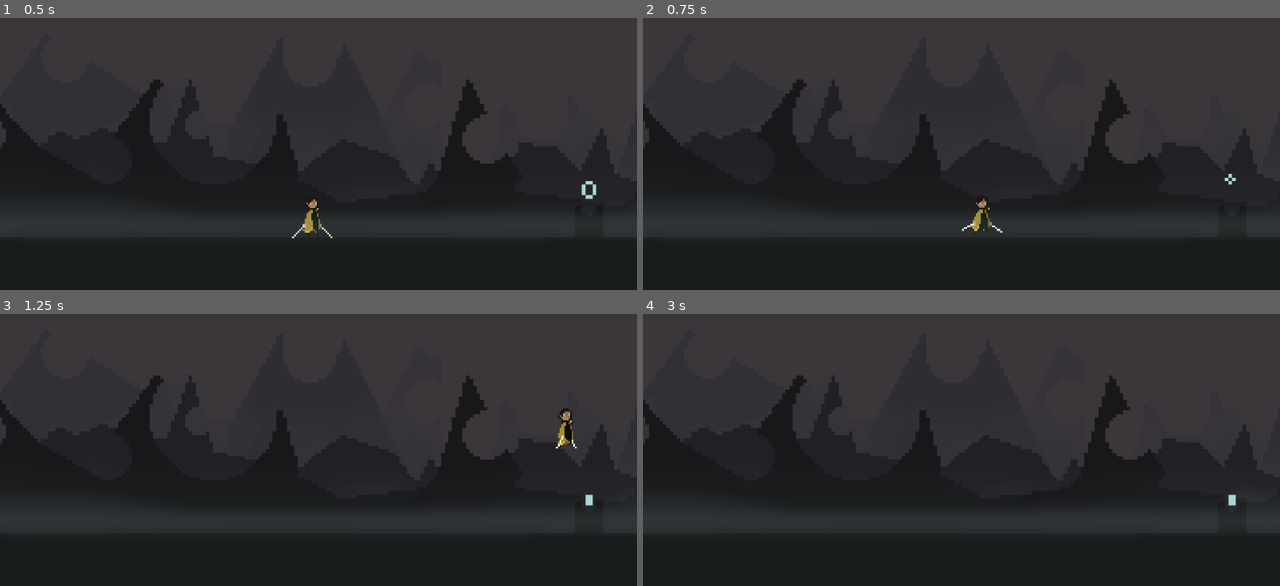
Above: before the commit, frames 1-4 (two rows, left to right).
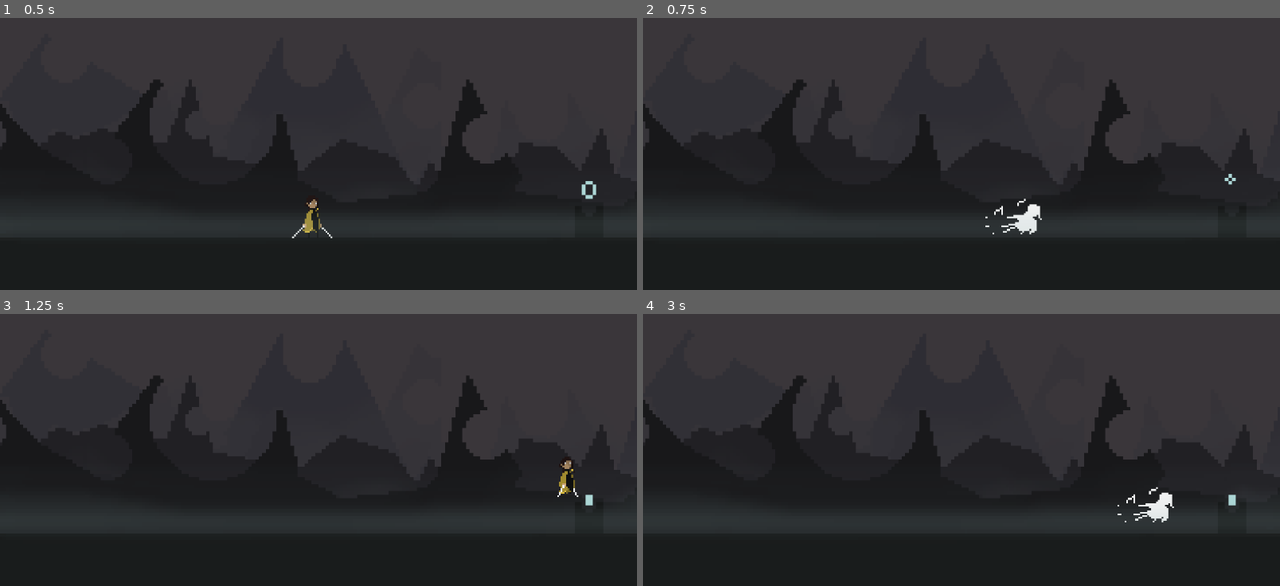
Above: after the commit, the same moments.

Repository: Dowsley/Dark
Game: Godot game, scene res://src/levels/PeaksOfLightning.tscn
Same seed, same stepped clock (60 frames per second), same inputs: the game is played once before the commit and once after it.
Inputs:
- Up to frame 1 (0.5 s): no input
- Up to frame 2 (0.75 s): tap Enter at 0.5 s; hold Right (move_right) from 0.53 s (still down); tap X (dash, bound only after the commit) at 0.6 s
- Up to frame 3 (1.25 s): keep holding Right (move_right); tap Up (jump) at 0.77, 1.07 s; tap Shift (dash, bound only before the commit) at 0.8 s
- Up to frame 4 (3 s): tap Shift (dash, bound only before the commit) at 1.35 s; tap Up (jump) at 1.52, 1.55, 1.82, 2.1 s; tap Space at 2 s; release Right (move_right) at 2.03 s; hold Left (move_left) 2.03-2.78 s; tap X (dash, bound only after the commit) at 2.3, 2.85 s; hold Right (move_right) from 2.78 s (still down)

Frame 1 is identical in both runs. In frame 2, 0.6% of the frame differs, in the area x 50-63%, y 66-80%; in frame 3, 0.4%; in frame 4, 0.4%.

Commit message:
Fix walk anim + add roll

Diff:
--- a/project.godot
+++ b/project.godot
@@ -21,6 +21,8 @@
 
 [display]
 
+window/size/mode=2
+window/size/borderless=true
 window/stretch/mode="viewport"
 
 [input]
@@ -42,6 +44,11 @@
 }
 dash={
 "deadzone": 0.5,
+"events": [Object(InputEventKey,"resource_local_to_scene":false,"resource_name":"","device":-1,"window_id":0,"alt_pressed":false,"shift_pressed":false,"ctrl_pressed":false,"meta_pressed":false,"pressed":false,"keycode":0,"physical_keycode":88,"key_label":0,"unicode":120,"echo":false,"script":null)
+]
+}
+roll={
+"deadzone": 0.5,
 "events": [Object(InputEventKey,"resource_local_to_scene":false,"resource_name":"","device":-1,"window_id":0,"alt_press …(182 unchanged characters)…
 ]
 }
--- a/src/entities/Player.tscn
+++ b/src/entities/Player.tscn
@@ -7,6 +7,7 @@
 [ext_resource type="Script" path="res://src/entities/fsm/states/DashState.gd" id="5_wh1bf"]
 [ext_resource type="Script" path="res://src/entities/fsm/states/FallState.gd" id="6_0dldw"]
 [ext_resource type="Script" path="res://src/entities/fsm/states/JumpState.gd" id="7_wpo63"]
+[ext_resource type="Script" path="res://src/entities/fsm/states/RollState.gd" id="9_qser1"]
 [ext_resource type="Script" path="res://src/entities/fsm/states/IdleState.gd" id="9_txf3i"]
 
 [sub_resource type="CapsuleShape2D" id="CapsuleShape2D_64yeu"]
@@ -113,101 +114,69 @@
 atlas = ExtResource("2_1nu7f")
 region = Rect2(270, 518, 90, 37)
 
-[sub_resource type="AtlasTexture" id="AtlasTexture_ipoiq"]
-atlas = ExtResource("2_1nu7f")
-region = Rect2(0, 74, 90, 37)
-
-[sub_resource type="AtlasTexture" id="AtlasTexture_bs53w"]
-atlas = ExtResource("2_1nu7f")
-region = Rect2(90, 74, 90, 37)
-
-[sub_resource type="AtlasTexture" id="AtlasTexture_mhg5g"]
-atlas = ExtResource("2_1nu7f")
-region = Rect2(180, 74, 90, 37)
-
-[sub_resource type="AtlasTexture" id="AtlasTexture_i7xea"]
-atlas = ExtResource("2_1nu7f")
-region = Rect2(270, 74, 90, 37)
-
-[sub_resource type="AtlasTexture" id="AtlasTexture_axwa5"]
-atlas = ExtResource("2_1nu7f")
-region = Rect2(360, 74, 90, 37)
-
-[sub_resource type="AtlasTexture" id="AtlasTexture_5foob"]
-atlas = ExtResource("2_1nu7f")
-region = Rect2(450, 74, 90, 37)
-
-[sub_resource type="AtlasTexture" id="AtlasTexture_rwfde"]
-atlas = ExtResource("2_1nu7f")
-region = Rect2(540, 74, 90, 37)
-
-[sub_resource type="AtlasTexture" id="AtlasTexture_fosyh"]
-atlas = ExtResource("2_1nu7f")
-region = Rect2(630, 74, 90, 37)
-
-[sub_resource type="AtlasTexture" id="AtlasTexture_y33c8"]
-atlas = ExtResource("2_1nu7f")
-region = Rect2(0, 111, 90, 37)
-
-[sub_resource type="AtlasTexture" id="AtlasTexture_twbf7"]
-atlas = ExtResource("2_1nu7f")
-region = Rect2(90, 111, 90, 37)
-
-[sub_resource type="AtlasTexture" id="AtlasTexture_60ldm"]
-atlas = ExtResource("2_1nu7f")
-region = Rect2(180, 111, 90, 37)
-
-[sub_resource type="AtlasTexture" id="AtlasTexture_m7hg0"]
-atlas = ExtResource("2_1nu7f")
-region = Rect2(270, 111, 90, 37)
-
-[sub_resource type="AtlasTexture" id="AtlasTexture_t6nye"]
-atlas = ExtResource("2_1nu7f")
-region = Rect2(360, 111, 90, 37)
-
-[sub_resource type="AtlasTexture" id="AtlasTexture_o2igf"]
-atlas = ExtResource("2_1nu7f")
-region = Rect2(450, 111, 90, 37)
-
-[sub_resource type="AtlasTexture" id="AtlasTexture_pwjjx"]
-atlas = ExtResource("2_1nu7f")
-region = Rect2(540, 111, 90, 37)
-
-[sub_resource type="AtlasTexture" id="AtlasTexture_23x4m"]
-atlas = ExtResource("2_1nu7f")
-region = Rect2(630, 111, 90, 37)
-
-[sub_resource type="AtlasTexture" id="AtlasTexture_3wwql"]
-atlas = ExtResource("2_1nu7f")
-region = Rect2(0, 74, 90, 37)
-
-[sub_resource type="AtlasTexture" id="AtlasTexture_mr2rb"]
-atlas = ExtResource("2_1nu7f")
-region = Rect2(90, 74, 90, 37)
-
-[sub_resource type="AtlasTexture" id="AtlasTexture_g477m"]
-atlas = ExtResource("2_1nu7f")
-region = Rect2(180, 74, 90, 37)
-
-[sub_resource type="AtlasTexture" id="AtlasTexture_leb10"]
-atlas = ExtResource("2_1nu7f")
-region = Rect2(270, 74, 90, 37)
-
-[sub_resource type="AtlasTexture" id="AtlasTexture_a0xt5"]
-atlas = ExtResource("2_1nu7f")
-region = Rect2(360, 74, 90, 37)
-
-[sub_resource type="AtlasTexture" id="AtlasTexture_cifdb"]
-atlas = ExtResource("2_1nu7f")
-region = Rect2(450, 74, 90, 37)
-
-[sub_resource type="AtlasTexture" id="AtlasTexture_r7gdb"]
-atlas = ExtResource("2_1nu7f")
-region = Rect2(540, 74, 90, 37)
-
-[sub_resource type="AtlasTexture" id="AtlasTexture_v8qta"]
-atlas = ExtResource("2_1nu7f")
-region = Rect2(630, 74, 90, 37)
+[sub_resource type="AtlasTexture" id="AtlasTexture_5m8ic"]
+atlas = ExtResource("2_1nu7f")
+region = Rect2(0, 185, 90, 37)
+
+[sub_resource type="AtlasTexture" id="AtlasTexture_g3gsb"]
+atlas = ExtResource("2_1nu7f")
+region = Rect2(90, 185, 90, 37)
+
+[sub_resource type="AtlasTexture" id="AtlasTexture_fkcpd"]
+atlas = ExtResource("2_1nu7f")
+region = Rect2(180, 185, 90, 37)
+
+[sub_resource type="AtlasTexture" id="AtlasTexture_iq5hb"]
+atlas = ExtResource("2_1nu7f")
+region = Rect2(270, 185, 90, 37)
+
+[sub_resource type="AtlasTexture" id="AtlasTexture_0pt4s"]
+atlas = ExtResource("2_1nu7f")
+region = Rect2(360, 185, 90, 37)
+
+[sub_resource type="AtlasTexture" id="AtlasTexture_ci3mj"]
+atlas = ExtResource("2_1nu7f")
+region = Rect2(450, 185, 90, 37)
+
+[sub_resource type="AtlasTexture" id="AtlasTexture_egrpc"]
+atlas = ExtResource("2_1nu7f")
+region = Rect2(540, 185, 90, 37)
+
+[sub_resource type="AtlasTexture" id="AtlasTexture_1gh1q"]
+atlas = ExtResource("2_1nu7f")
+region = Rect2(630, 185, 90, 37)
+
+[sub_resource type="AtlasTexture" id="AtlasTexture_ytpd1"]
+atlas = ExtResource("2_1nu7f")
+region = Rect2(0, 148, 90, 37)
+
+[sub_resource type="AtlasTexture" id="AtlasTexture_nlt1p"]
+atlas = ExtResource("2_1nu7f")
+region = Rect2(90, 148, 90, 37)
+
+[sub_resource type="AtlasTexture" id="AtlasTexture_ekcer"]
+atlas = ExtResource("2_1nu7f")
+region = Rect2(180, 148, 90, 37)
+
+[sub_resource type="AtlasTexture" id="AtlasTexture_n3tec"]
+atlas = ExtResource("2_1nu7f")
+region = Rect2(270, 148, 90, 37)
+
+[sub_resource type="AtlasTexture" id="AtlasTexture_fpj8s"]
+atlas = ExtResource("2_1nu7f")
+region = Rect2(360, 148, 90, 37)
+
+[sub_resource type="AtlasTexture" id="AtlasTexture_pcxhm"]
+atlas = ExtResource("2_1nu7f")
+region = Rect2(450, 148, 90, 37)
+
+[sub_resource type="AtlasTexture" id="AtlasTexture_ta0mx"]
+atlas = ExtResource("2_1nu7f")
+region = Rect2(540, 148, 90, 37)
+
+[sub_resource type="AtlasTexture" id="AtlasTexture_uqq0d"]
+atlas = ExtResource("2_1nu7f")
+region = Rect2(630, 148, 90, 37)
 
 [sub_resource type="SpriteFrames" id="SpriteFrames_wqxhw"]
 animations = [{
@@ -313,90 +282,61 @@
 }, {
 "frames": [{
 "duration": 1.0,
-"texture": SubResource("AtlasTexture_ipoiq")
-}, {
-"duration": 1.0,
-"texture": SubResource("AtlasTexture_bs53w")
-}, {
-"duration": 1.0,
-"texture": SubResource("AtlasTexture_mhg5g")
-}, {
-"duration": 1.0,
-"texture": SubResource("AtlasTexture_i7xea")
-}, {
-"duration": 1.0,
-"texture": SubResource("AtlasTexture_axwa5")
-}, {
-"duration": 1.0,
-"texture": SubResource("AtlasTexture_5foob")
-}, {
-"duration": 1.0,
-"texture": SubResource("AtlasTexture_rwfde")
-}, {
-"duration": 1.0,
-"texture": SubResource("AtlasTexture_fosyh")
+"texture": SubResource("AtlasTexture_5m8ic")
+}, {
+"duration": 1.0,
+"texture": SubResource("AtlasTexture_g3gsb")
+}, {
+"duration": 1.0,
+"texture": SubResource("AtlasTexture_fkcpd")
+}, {
+"duration": 1.0,
+"texture": SubResource("AtlasTexture_iq5hb")
+}, {
+"duration": 1.0,
+"texture": SubResource("AtlasTexture_0pt4s")
+}, {
+"duration": 1.0,
+"texture": SubResource("AtlasTexture_ci3mj")
+}, {
+"duration": 1.0,
+"texture": SubResource("AtlasTexture_egrpc")
+}, {
+"duration": 1.0,
+"texture": SubResource("AtlasTexture_1gh1q")
+}],
+"loop": false,
+"name": &"roll",
+"speed": 20.0
+}, {
+"frames": [{
+"duration": 1.0,
+"texture": SubResource("AtlasTexture_ytpd1")
+}, {
+"duration": 1.0,
+"texture": SubResource("AtlasTexture_nlt1p")
+}, {
+"duration": 1.0,
+"texture": SubResource("AtlasTexture_ekcer")
+}, {
+"duration": 1.0,
+"texture": SubResource("AtlasTexture_n3tec")
+}, {
+"duration": 1.0,
+"texture": SubResource("AtlasTexture_fpj8s")
+}, {
+"duration": 1.0,
+"texture": SubResource("AtlasTexture_pcxhm")
+}, {
+"duration": 1.0,
+"texture": SubResource("AtlasTexture_ta0mx")
+}, {
+"duration": 1.0,
+"texture": SubResource("AtlasTexture_uqq0d")
 }],
 "loop": true,
-"name": &"run",
-"speed": 10.0
-}, {
-"frames": [{
-"duration": 1.0,
-"texture": SubResource("AtlasTexture_y33c8")
-}, {
-"duration": 1.0,
-"texture": SubResource("AtlasTexture_twbf7")
-}, {
-"duration": 1.0,
-"texture": SubResource("AtlasTexture_60ldm")
-}, {
-"duration": 1.0,
-"texture": SubResource("AtlasTexture_m7hg0")
-}, {
-"duration": 1.0,
-"texture": SubResource("AtlasTexture_t6nye")
-}, {
-"duration": 1.0,
-"texture": SubResource("AtlasTexture_o2igf")
-}, {
-"duration": 1.0,
-"texture": SubResource("AtlasTexture_pwjjx")
-}, {
-"duration": 1.0,
-"texture": SubResource("AtlasTexture_23x4m")
-}],
-"loop": true,
-"name": &"run_fast",
+"name": &"walk",
 "speed": 13.0
-}, {
-"frames": [{
-"duration": 1.0,
-"texture": SubResource("AtlasTexture_3wwql")
-}, {
-"duration": 1.0,
-"texture": SubResource("AtlasTexture_mr2rb")
-}, {
-"duration": 1.0,
-"texture": SubResource("AtlasTexture_g477m")
-}, {
-"duration": 1.0,
-"texture": SubResource("AtlasTexture_leb10")
-}, {
-"duration": 1.0,
-"texture": SubResource("AtlasTexture_a0xt5")
-}, {
-"duration": 1.0,
-"texture": SubResource("AtlasTexture_cifdb")
-}, {
-"duration": 1.0,
-"texture": SubResource("AtlasTexture_r7gdb")
-}, {
-"duration": 1.0,
-"texture": SubResource("AtlasTexture_v8qta")
-}],
-"loop": true,
-"name": &"walk_slow",
-"speed": 10.0
 }]
 
 [node name="Player" type="CharacterBody2D"]
@@ -411,7 +351,7 @@
 position = Vector2(9, -2)
 scale = Vector2(0.5, 0.5)
 sprite_frames = SubResource("SpriteFrames_wqxhw")
-animation = &"run"
+animation = &"roll"
 autoplay = "idle"
 
 [node name="PlayerStateManager" parent="." instance=ExtResource("3_h46af")]
@@ -421,18 +361,20 @@
 script = ExtResource("3_sp7vn")
 jump_node = NodePath("../JumpState")
 fall_node = NodePath("../FallState")
-dash_node = NodePath("../DashState")
 idle_node = NodePath("../IdleState")
 walk_node = NodePath(".")
-animation_name = "run_fast"
+dash_node = NodePath("../DashState")
+roll_node = NodePath("../RollState")
+animation_name = "walk"
 
 [node name="DashState" type="Node" parent="PlayerStateManager"]
 script = ExtResource("5_wh1bf")
 jump_node = NodePath("../JumpState")
 fall_node = NodePath("../FallState")
-dash_node = NodePath(".")
 idle_node = NodePath("../IdleState")
 walk_node = NodePath("../WalkState")
+dash_node = NodePath(".")
+roll_node = NodePath("../RollState")
 animation_name = "dash"
 
 [node name="FallState" type="Node" parent="PlayerStateManager"]
@@ -456,4 +398,16 @@
 fall_node = NodePath("../FallState")
 walk_node = NodePath("../WalkState")
 dash_node = NodePath("../DashState")
+roll_node = NodePath("../RollState")
 animation_name = "idle"
+
+[node name="RollState" type="Node" parent="PlayerStateManager"]
+script = ExtResource("9_qser1")
+dash_time = 0.35
+jump_node = NodePath("../JumpState")
+fall_node = NodePath("../FallState")
+idle_node = NodePath("../IdleState")
+walk_node = NodePath("../WalkState")
+dash_node = NodePath("../DashState")
+roll_node = NodePath(".")
+animation_name = "roll"
--- a/src/entities/fsm/states/BaseMoveState.gd
+++ b/src/entities/fsm/states/BaseMoveState.gd
@@ -3,15 +3,17 @@
 
 @export var jump_node: NodePath
 @export var fall_node: NodePath
-@export var dash_node: NodePath
 @export var idle_node: NodePath
 @export var walk_node: NodePath
+@export var dash_node: NodePath
+@export var roll_node: NodePath
 
 @onready var jump_state: BaseState = get_node(jump_node)
 @onready var fall_state: BaseState = get_node(fall_node)
 @onready var idle_state: BaseState = get_node(idle_node)
+@onready var walk_state: BaseState = get_node(walk_node)
 @onready var dash_state: BaseState = get_node(dash_node)
-@onready var walk_state: BaseState = get_node(walk_node)
+@onready var roll_state: BaseState = get_node(roll_node)
 
 func input(event: InputEvent) -> BaseState:
 	if Input.is_action_just_pressed("jump"):
--- a/src/entities/fsm/states/IdleState.gd
+++ b/src/entities/fsm/states/IdleState.gd
@@ -4,12 +4,13 @@
 @export var fall_node: NodePath
 @export var walk_node: NodePath
 @export var dash_node: NodePath
+@export var roll_node: NodePath
 
 @onready var jump_state: BaseState = get_node(jump_node)
 @onready var fall_state: BaseState = get_node(fall_node)
 @onready var walk_state: BaseState = get_node(walk_node)
 @onready var dash_state: BaseState = get_node(dash_node)
-
+@onready var roll_state: BaseState = get_node(roll_node)
 
 func input(event: InputEvent) -> BaseState:
 	if Input.is_action_pressed("move_left") or Input.is_action_pressed("move_right"):
@@ -18,6 +19,8 @@
 		return jump_state
 	elif Input.is_action_just_pressed("dash"):
 		return dash_state
+	elif Input.is_action_just_pressed("roll"):
+		return roll_state
 	return null
 
 func physics_process(delta: float) -> BaseState:
--- /dev/null
+++ b/src/entities/fsm/states/RollState.gd
@@ -0,0 +1,46 @@
+extends BaseMoveState
+
+@export var dash_time := 0.25
+
+var current_dash_time := 0.0
+var dash_direction := 0
+
+# Upon entering the state, set dash direction to either current input or the direction the player is facing if no input is pressed
+func enter() -> void:
+	super.enter()
+
+	current_dash_time = dash_time
+
+	if player.curr_sprite_dir == player.SPRITE_DIRS.LEFT:
+		dash_direction = -1
+	else:
+		dash_direction = 1
+
+# Override MoveState input() since we don't want to change states based on player input
+func input(event: InputEvent) -> BaseState:
+	return null
+
+# Move in the dash_direction every frame
+func get_movement_input() -> int:
+	return dash_direction
+
+func physics_process(delta: float) -> BaseState:
+	var new_state := super.physics_process(delta)
+	# Ignore fall state transition
+	if new_state and new_state != fall_state:
+		return new_state
+	return null
+
+# Track how long we've been dashing so we know when to exit
+func process(delta: float) -> BaseState:
+	current_dash_time -= delta
+
+	if current_dash_time > 0:
+		return null
+
+	if Input.is_action_pressed("move_left") or Input.is_action_pressed("move_right"):
+		return walk_state
+	return idle_state
+
+func get_move_speed() -> int:
+	return player.dash_speed * 0.75
--- a/src/entities/fsm/states/WalkState.gd
+++ b/src/entities/fsm/states/WalkState.gd
@@ -13,4 +13,7 @@
 	if Input.is_action_just_pressed("dash"):
 		return dash_state
 
+	if Input.is_action_just_pressed("roll"):
+		return roll_state
+
 	return null
Not shown: 1 places in src/entities/Player.tscn that only renumber resources
Not shown, changed: README.md
